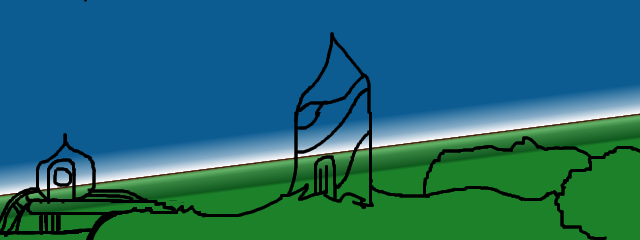
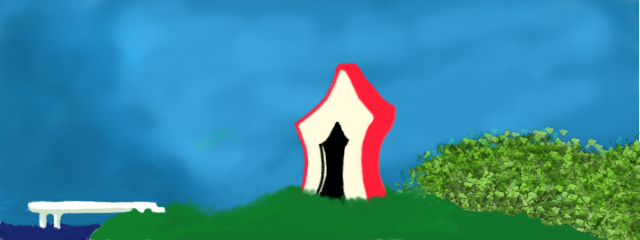
Layered file, before and after one edit (640×240). Changes by layer:
hid "lineart", opacity 100% → 29%, painted on it over [0, 0, 640, 240]
removed layer "background" over [0, 0, 640, 240]
added layer "sea" above "treecolor" over [0, 196, 170, 240]
added layer "treecolor" above "grasscolor" over [264, 22, 410, 240]
added layer "grasscolor" above "lineart#1" over [85, 125, 610, 240]
added layer "lineart#1" (soft light) above "flowers" over [395, 126, 640, 240]
added layer "flowers" above "skycolor" over [394, 125, 640, 240]
added layer "skycolor" over [0, 0, 639, 239]
